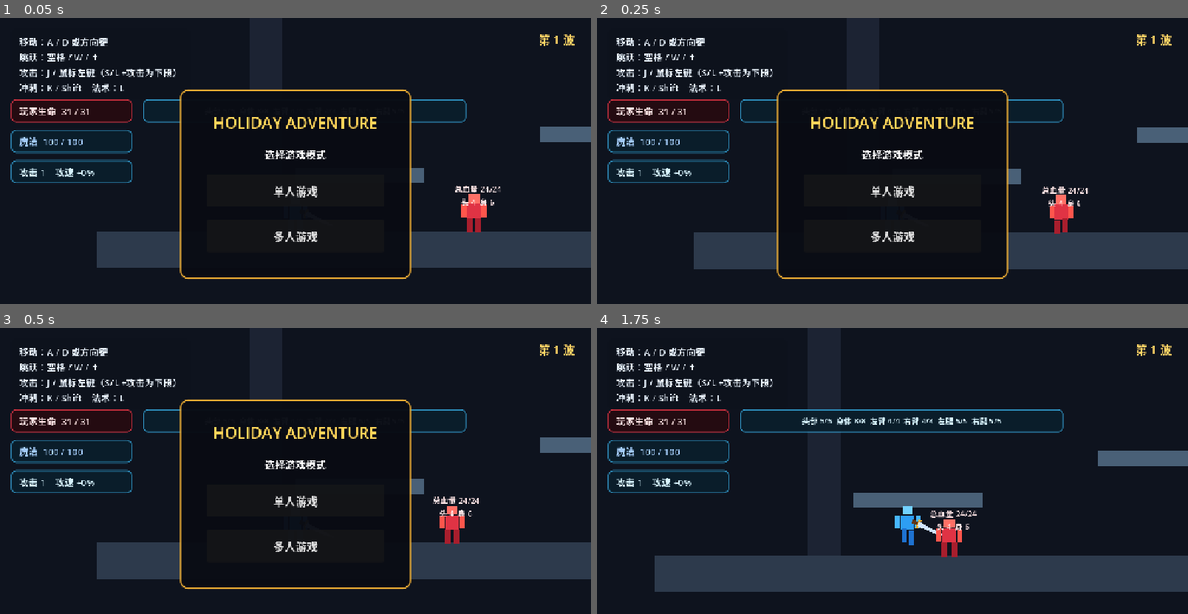
Above: before the commit, frames 1-4 (two rows, left to right).
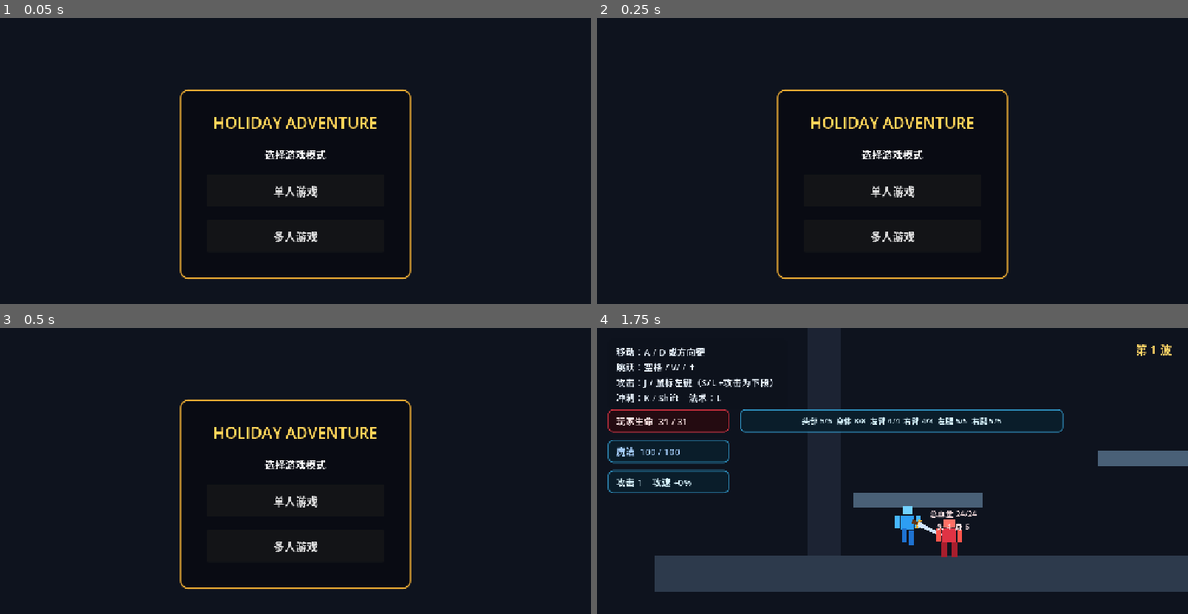
Above: after the commit, the same moments.

Repository: gaoyiyankami/holidaygame
Game: Godot game, scene res://scenes/main/main.tscn
The game is run twice, just before and just after one commit, with the same random seed, the same clock (stepped at 60 frames per second) and the same inputs.
Inputs:
- Up to frame 1 (0.05 s): no input
- Up to frame 2 (0.25 s): no input
- Up to frame 3 (0.5 s): no input
- Up to frame 4 (1.75 s): click "单人游戏" at 0.5 s; hold D (move_right) from 1.28 s (still down); tap J (attack) at 1.35 s; tap Space (jump) at 1.52 s

The runs differ from the first frame. In frame 1, 9.4% of the frame differs, in the area x 1-100%, y 5-88%; in frame 2, 9.5%; in frame 3, 9.4%; in frame 4, nothing differs.

Commit message:
Separate start and multiplayer connection screens

Diff:
--- a/scenes/main/main.tscn
+++ b/scenes/main/main.tscn
@@ -69,6 +69,7 @@
 corner_radius_bottom_left = 16
 
 [node name="Main" type="Node2D"]
+process_mode = 3
 script = ExtResource("3_main")
 
 [node name="BackgroundLayer" type="CanvasLayer" parent="."]
@@ -160,6 +161,8 @@
 position = Vector2(1040, 602)
 
 [node name="UI" type="CanvasLayer" parent="."]
+process_mode = 3
+
 
 [node name="HelpPanel" type="PanelContainer" parent="UI"]
 offset_left = 24.0
@@ -234,21 +237,22 @@
 
 [node name="NetworkPanel" type="PanelContainer" parent="UI"]
 visible = false
-offset_left = 1018.0
-offset_top = 82.0
-offset_right = 1260.0
-offset_bottom = 278.0
-theme_override_styles/panel = SubResource("StyleBox_panel")
+offset_left = 350.0
+offset_top = 100.0
+offset_right = 930.0
+offset_bottom = 620.0
+theme_override_styles/panel = SubResource("StyleBox_upgrade")
 
 [node name="VBox" type="VBoxContainer" parent="UI/NetworkPanel"]
-theme_override_constants/separation = 7
+theme_override_constants/separation = 20
 
 [node name="Title" type="Label" parent="UI/NetworkPanel/VBox"]
-text = "多人联机（最多 8 人）"
-horizontal_alignment = 1
-theme_override_font_sizes/font_size = 17
+text = "多人游戏"
+horizontal_alignment = 1
+theme_override_font_sizes/font_size = 32
 
 [node name="AddressInput" type="LineEdit" parent="UI/NetworkPanel/VBox"]
+custom_minimum_size = Vector2(0, 55)
 placeholder_text = "主机 IP，默认 127.0.0.1"
 text = "127.0.0.1"
 
@@ -258,6 +262,7 @@
 text = "端口"
 
 [node name="PortInput" type="SpinBox" parent="UI/NetworkPanel/VBox/PortRow"]
+custom_minimum_size = Vector2(0, 50)
 min_value = 1024.0
 max_value = 65535.0
 value = 7000.0
@@ -267,17 +272,24 @@
 theme_override_constants/separation = 8
 
 [node name="HostButton" type="Button" parent="UI/NetworkPanel/VBox/Buttons"]
+custom_minimum_size = Vector2(0, 65)
 size_flags_horizontal = 3
 text = "创建主机"
 
 [node name="JoinButton" type="Button" parent="UI/NetworkPanel/VBox/Buttons"]
+custom_minimum_size = Vector2(0, 65)
 size_flags_horizontal = 3
 text = "加入"
 
 [node name="NetworkStatus" type="Label" parent="UI/NetworkPanel/VBox"]
 text = "离线模式"
 horizontal_alignment = 1
-theme_override_font_sizes/font_size = 14
+theme_override_font_sizes/font_size = 18
+
+[node name="BackButton" type="Button" parent="UI/NetworkPanel/VBox"]
+custom_minimum_size = Vector2(0, 55)
+text = "返回主菜单"
+theme_override_font_sizes/font_size = 20
 
 [node name="StartMenu" type="PanelContainer" parent="UI"]
 offset_left = 390.0
--- a/scripts/main/main.gd
+++ b/scripts/main/main.gd
@@ -30,6 +30,7 @@
 @onready var _start_menu: PanelContainer = $UI/StartMenu
 @onready var _single_button: Button = $UI/StartMenu/Margin/VBox/SingleButton
 @onready var _multi_button: Button = $UI/StartMenu/Margin/VBox/MultiButton
+@onready var _back_button: Button = $UI/NetworkPanel/VBox/BackButton
 
 
 func _ready() -> void:
@@ -43,6 +44,7 @@
 	_health_button.pressed.connect(_choose_health_upgrade)
 	_single_button.pressed.connect(_start_single_player)
 	_multi_button.pressed.connect(_show_multiplayer_menu)
+	_back_button.pressed.connect(_show_start_menu)
 	_host_button.pressed.connect(_host_game)
 	_join_button.pressed.connect(_join_game)
 	multiplayer.peer_connected.connect(_on_peer_connected)
@@ -60,17 +62,46 @@
 	_connect_enemy(_current_enemy)
 	_player.set_controls_enabled(false)
 	_network_panel.visible = false
+	_set_game_active(false)
 
 
 func _start_single_player() -> void:
 	_start_menu.visible = false
 	_network_panel.visible = false
-	_player.set_controls_enabled(true)
+	_set_game_active(true)
 
 
 func _show_multiplayer_menu() -> void:
 	_start_menu.visible = false
 	_network_panel.visible = true
+	_set_game_active(false)
+
+
+func _show_start_menu() -> void:
+	_network_panel.visible = false
+	_start_menu.visible = true
+	_set_game_active(false)
+
+
+func _set_game_active(active: bool) -> void:
+	for child in get_children():
+		if child is CanvasItem and child != $UI:
+			(child as CanvasItem).visible = active
+	for node_name in [
+		"HelpPanel",
+		"HealthPanel",
+		"ManaPanel",
+		"StatsPanel",
+		"BodyPartsPanel",
+		"WaveLabel",
+		"StatusLabel",
+		"UpgradePanel",
+	]:
+		var hud_node := $UI.get_node_or_null(node_name) as CanvasItem
+		if is_instance_valid(hud_node):
+			hud_node.visible = active and node_name not in ["StatusLabel", "UpgradePanel"]
+	_player.set_controls_enabled(active)
+	get_tree().paused = not active
 
 
 func _selected_port() -> int:
@@ -89,7 +120,7 @@
 	_network_players[1] = true
 	_network_status.text = "主机已开启，端口 %d（最多 8 人）" % port
 	_network_panel.visible = false
-	_player.set_controls_enabled(true)
+	_set_game_active(true)
 	_host_button.disabled = true
 	_join_button.disabled = true
 
@@ -120,6 +151,7 @@
 func _on_connected_to_server() -> void:
 	_network_status.text = "连接成功，玩家编号 %d" % multiplayer.get_unique_id()
 	_network_panel.visible = false
+	_set_game_active(true)
 
 
 func _on_connection_failed() -> void:
--- a/tests/body_parts_test.gd
+++ b/tests/body_parts_test.gd
@@ -2,6 +2,7 @@
 
 
 func _ready() -> void:
+	$Main.call("_start_single_player")
 	await get_tree().physics_frame
 	await get_tree().physics_frame
 
--- a/tests/combat_smoke_test.gd
+++ b/tests/combat_smoke_test.gd
@@ -2,6 +2,7 @@
 
 
 func _ready() -> void:
+	$Main.call("_start_single_player")
 	await get_tree().physics_frame
 	await get_tree().physics_frame
 
--- a/tests/network_host_test.gd
+++ b/tests/network_host_test.gd
@@ -4,8 +4,13 @@
 func _ready() -> void:
 	await get_tree().physics_frame
 	var main := $Main
-	var menu_visible := main.get_node("UI/StartMenu").visible
+	var menu_visible: bool = main.get_node("UI/StartMenu").visible
 	var port_available := int(main.get_node("UI/NetworkPanel/VBox/PortRow/PortInput").value) == 7000
+	var world_hidden_before_start: bool = not main.get_node("Player").visible
+	main.call("_show_multiplayer_menu")
+	var separate_network_page: bool = not main.get_node("UI/StartMenu").visible \
+		and main.get_node("UI/NetworkPanel").visible \
+		and not main.get_node("Player").visible
 	main.call("_host_game")
 	await get_tree().process_frame
 	var peer_ready := multiplayer.has_multiplayer_peer() and multiplayer.is_server()
@@ -26,12 +31,18 @@
 	)
 	await get_tree().process_frame
 	var pvp_damage_synced := remote_leg.health == leg_before - 1
-	print("Network host test: menu=%s port=%s peer=%s player=%s" % [
+	var world_visible_after_start: bool = main.get_node("Player_1").visible
+	print("Network host test: menu=%s port=%s hidden=%s connection_page=%s peer=%s player=%s visible=%s pvp=%s" % [
 		menu_visible,
 		port_available,
+		world_hidden_before_start,
+		separate_network_page,
 		peer_ready,
 		player_ready,
+		world_visible_after_start,
+		pvp_damage_synced,
 	])
 	multiplayer.multiplayer_peer = null
-	get_tree().quit(0 if menu_visible and port_available and peer_ready \
-		and player_ready and pvp_damage_synced else 1)
+	get_tree().quit(0 if menu_visible and port_available and world_hidden_before_start \
+		and separate_network_page and peer_ready and player_ready \
+		and world_visible_after_start and pvp_damage_synced else 1)
